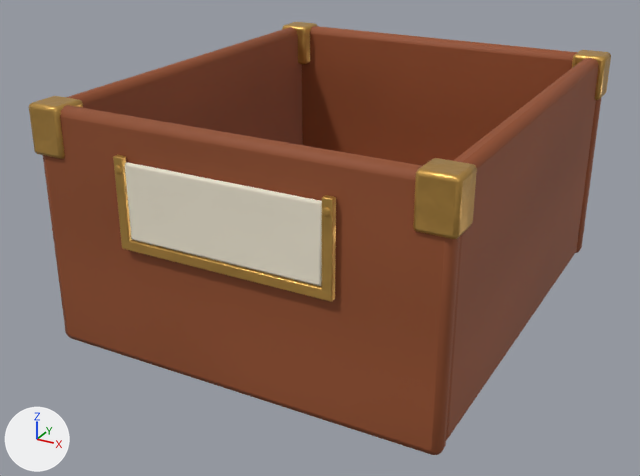
An edit to the Blender file assets/models/source/furniture/crate_walnut.blend, drawn before and after from the same camera.
Rendered twice from a camera (50 mm lens) standing at (0.246, -0.489, 0.28) and looking at (-0.01, -0.022, 0.046). Every picture has the same lights, and +X, +Y and +Z are marked at lower left. The first picture is the older version.

Names of what the first picture shows: 'Kasten', 'Messingecken', 'Schild', 'Schildhalter'.
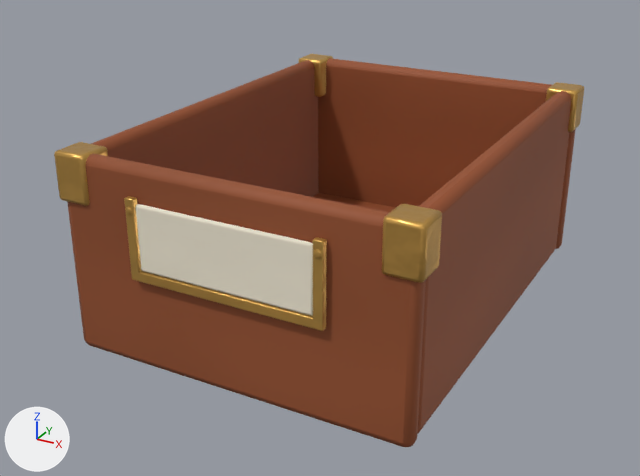
The edits, one by one:
me_kasten is used by ob_kasten; location (0.0, 0.0, 0.0).
me_kasten had 40 vertices, 30 faces and spanned x -0.125..0.125, y -0.145..0.145, z 0.0..0.15.
me_kasten now has 40 vertices, 30 faces and spans x -0.11..0.11, y -0.145..0.145, z 0.0..0.125.
me_kasten part 1: the loose piece of 8 vertices spanning x -0.115..0.115, y -0.135..0.136, z 0.0..0.013 is scaled about its middle by (0.868, 0.999, 1).
me_kasten part 2: the loose piece of 8 vertices spanning x -0.125..0.125, y -0.145..-0.132, z 0.001..0.15 is scaled about the mesh origin by (0.878, 1, 0.834).
me_kasten part 3: the loose piece of 8 vertices spanning x -0.125..0.125, y 0.133..0.145, z 0.0..0.15 is scaled about the mesh origin by (0.881, 1, 0.836).
me_kasten part 4: the loose piece of 8 vertices spanning x -0.124..-0.111, y -0.135..0.135, z 0.0..0.15 is scaled about its middle by (1, 1, 0.834), then moved by (0.015, 0.0, -0.013).
me_kasten part 5: the loose piece of 8 vertices spanning x 0.111..0.124, y -0.135..0.135, z 0.0..0.15 is scaled about its middle by (1, 1, 0.834), then moved by (-0.015, 0.0, -0.012).
me_messingecken is used by ob_messingecken; location (0.0, 0.0, 0.0).
me_messingecken had 32 vertices, 24 faces and spanned x -0.127..0.127, y -0.147..0.147, z 0.121..0.151.
me_messingecken now has 32 vertices, 24 faces and spans x -0.112..0.112, y -0.147..0.147, z 0.096..0.126.
me_messingecken part 6: the loose piece of 8 vertices spanning x -0.127..-0.105, y -0.147..-0.125, z 0.121..0.151 is moved by (0.015, 0.0, -0.025).
me_messingecken part 7: the loose piece of 8 vertices spanning x -0.127..-0.105, y 0.125..0.147, z 0.121..0.151 is moved by (0.015, 0.0, -0.025).
me_messingecken part 8: the loose piece of 8 vertices spanning x 0.105..0.127, y -0.147..-0.125, z 0.121..0.151 is moved by (-0.015, 0.0, -0.025).
me_messingecken part 9: the loose piece of 8 vertices spanning x 0.105..0.127, y 0.125..0.147, z 0.121..0.151 is moved by (-0.015, 0.0, -0.025).
me_schildhalter is used by ob_schildhalter; location (0.0, 0.0, 0.0).
me_schildhalter had 48 vertices, 58 faces and spanned x -0.066..0.0659, y -0.1501..-0.1446, z 0.0768..0.1308.
me_schildhalter now has 48 vertices, 58 faces and spans x -0.0608..0.0611, y -0.1503..-0.1449, z 0.0591..0.1082.
me_schildhalter part 10: the loose piece of 8 vertices spanning x -0.066..0.0659, y -0.1489..-0.1446, z 0.0768..0.0828 is scaled about its middle by (0.924, 1, 1), then moved by (0.0002, -0.0002, -0.0177).
me_schildhalter part 11: the loose piece of 8 vertices spanning x -0.066..-0.06, y -0.1489..-0.1448, z 0.0799..0.1307 is scaled about its middle by (1, 1, 0.904), then moved by (0.0052, -0.0002, -0.0202).
me_schildhalter part 12: the loose piece of 12 vertices spanning x -0.0656..-0.0603, y -0.1501..-0.1476, z 0.1208..0.1267 is moved by (0.0052, -0.0002, -0.0226).
me_schildhalter part 13: the loose piece of 8 vertices spanning x 0.0599..0.0659, y -0.1486..-0.1446, z 0.0798..0.1308 is scaled about its middle by (1, 1, 0.903), then moved by (-0.0048, -0.0002, -0.0201).
me_schildhalter part 14: the loose piece of 12 vertices spanning x 0.0602..0.0656, y -0.1499..-0.1474, z 0.1208..0.1268 is moved by (-0.0048, -0.0002, -0.0225).
me_schild is used by ob_schild; location (0.0, 0.0, 0.0).
me_schild had 8 vertices, 6 faces and spanned x -0.06..0.0599, y -0.1479..-0.1446, z 0.0828..0.1278.
me_schild now has 8 vertices, 6 faces and spans x -0.0548..0.0551, y -0.1481..-0.1449, z 0.0651..0.1052.
me_schild part 15: the whole mesh is scaled about its middle by (0.916, 1, 0.891), then moved by (0.0002, -0.0002, -0.0201).

Where the change shows, as pixel boxes [x1, y1, x2, y2] in the pictures (640 x 476 px; the box of a moved part takes in the faces that stretch with it):
'Kasten', reshaped (9% narrower, 9% shorter)
    before: [43, 26, 601, 455]
    after: [67, 58, 576, 447]
'Schild', moved, rescaled (10% narrower, 10% shorter)
    before: [125, 162, 322, 286]
    after: [136, 204, 313, 316]
'Messingecken', reshaped (9% narrower)
    before: [29, 22, 611, 239]
    after: [54, 54, 584, 283]
'Schildhalter', reshaped (9% narrower, 8% shorter)
    before: [113, 155, 336, 302]
    after: [124, 196, 327, 331]
part 1 of me_kasten, moved or reshaped (not visible before)
    after: [312, 193, 396, 212]
part 2 of me_kasten, moved or reshaped
    before: [43, 105, 460, 455]
    after: [67, 153, 426, 447]
part 3 of me_kasten, moved or reshaped
    before: [302, 26, 601, 253]
    after: [318, 58, 576, 249]
part 4 of me_kasten, moved or reshaped
    before: [66, 27, 303, 145]
    after: [91, 60, 318, 197]
part 5 of me_kasten, moved or reshaped
    before: [446, 57, 599, 440]
    after: [418, 91, 571, 433]
part 6 of me_messingecken, moved or reshaped
    before: [29, 96, 83, 159]
    after: [54, 142, 108, 206]
part 7 of me_messingecken, moved or reshaped
    before: [282, 22, 317, 64]
    after: [299, 54, 333, 97]
part 8 of me_messingecken, moved or reshaped
    before: [413, 158, 477, 239]
    after: [382, 204, 442, 283]
part 9 of me_messingecken, moved or reshaped
    before: [572, 50, 611, 100]
    after: [546, 82, 584, 132]
part 10 of me_schildhalter, moved or reshaped
    before: [121, 240, 335, 302]
    after: [131, 271, 326, 331]
part 11 of me_schildhalter, moved or reshaped
    before: [113, 155, 132, 245]
    after: [124, 196, 142, 276]
part 12 of me_schildhalter, moved or reshaped
    before: [114, 165, 122, 174]
    after: [125, 207, 133, 215]
part 13 of me_schildhalter, moved or reshaped
    before: [322, 195, 336, 296]
    after: [313, 237, 327, 325]
part 14 of me_schildhalter, moved or reshaped
    before: [322, 207, 331, 217]
    after: [313, 249, 322, 259]
